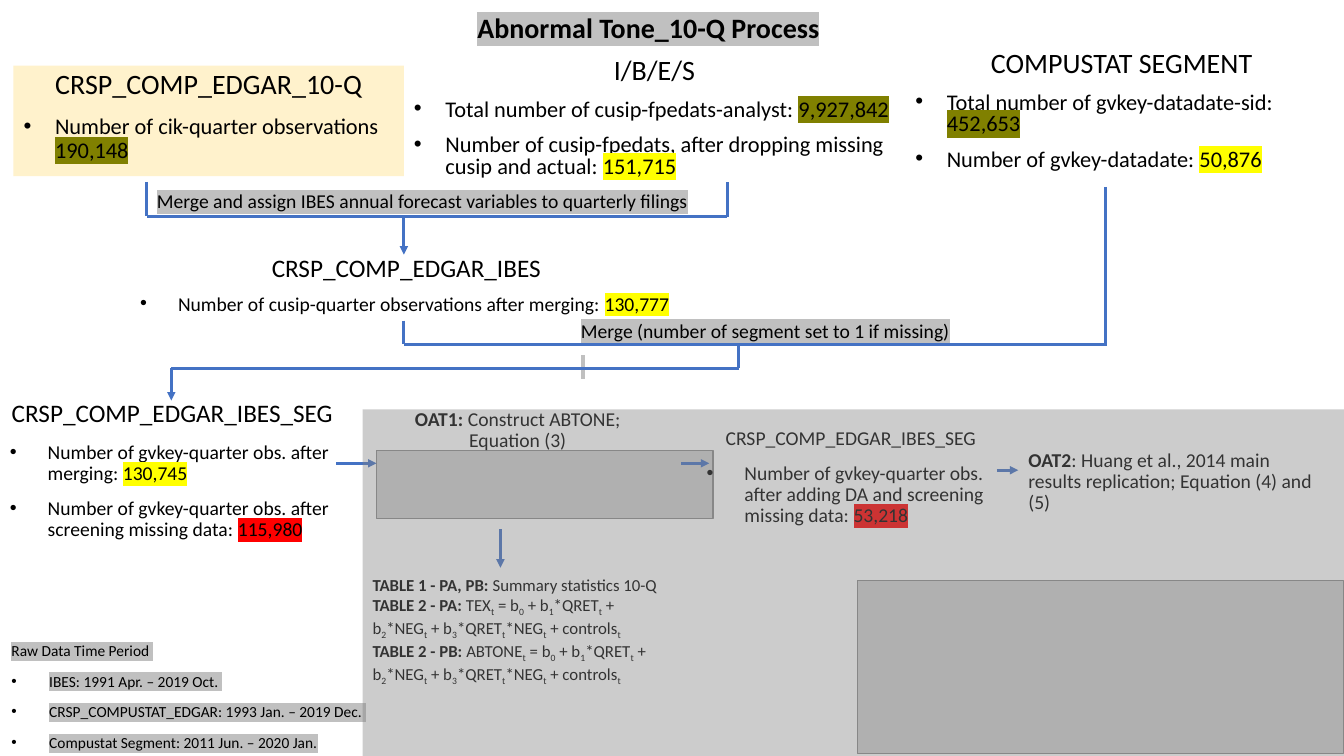
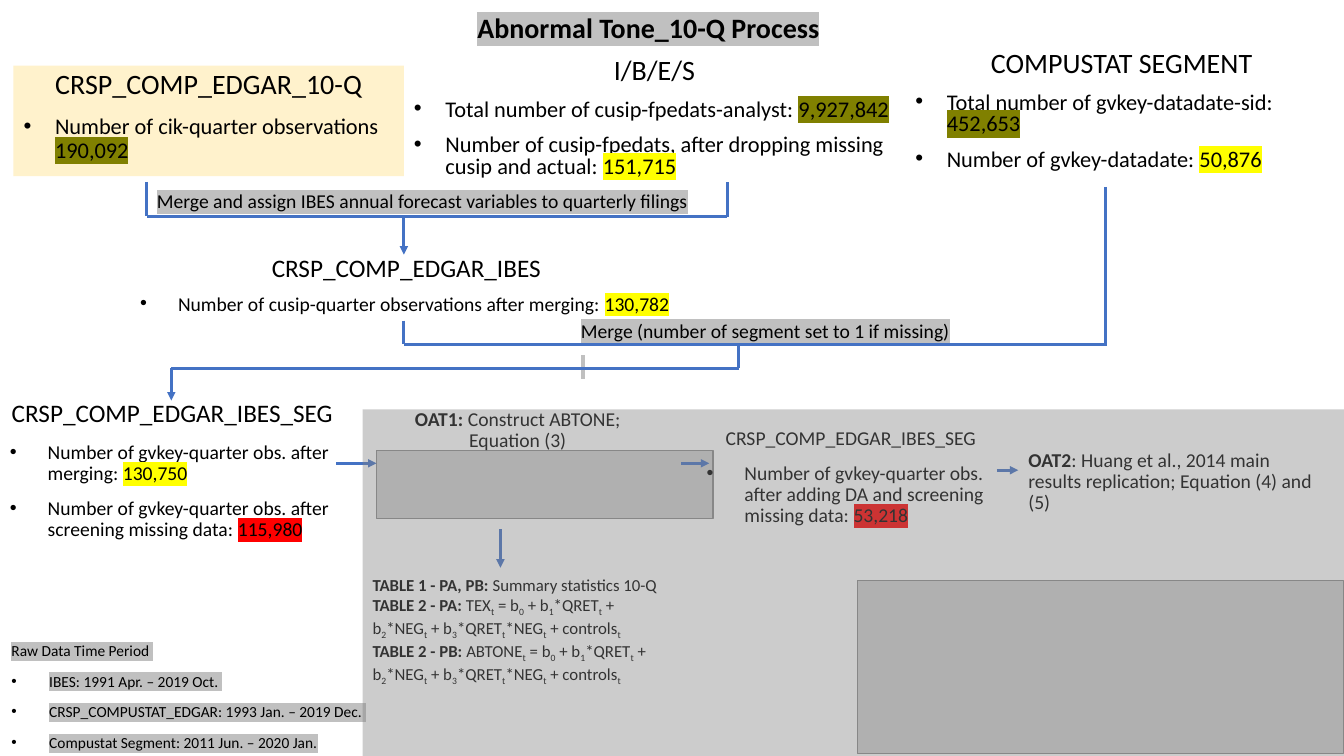
Before and after one commit to fengzhi22/narrative_conservatism, a slide deck: slide 3 of output/Figures.pptx. Drawn at 1344x756 pixels with LibreOffice and Linux fonts; fonts in the diff are those of the drawing; grey boxes stand for pictures. Boxes give left, top, right and bottom in pixels: in the first picture for what was removed or moved away, otherwise in the second. Text is boxed around its words. In the diff, an @@ line names an element or a change of style, - is before the commit and + after.

```diff
--- a/output/Figures.pptx
+++ b/output/Figures.pptx
@@ text in rectangle at (x1=55, y1=118, x2=378, y2=161): text changed @@
-• Number of cik-quarter observations 190,148
+• Number of cik-quarter observations 190,092
@@ text at (x1=178, y1=297, x2=669, y2=315): text changed @@
-• Number of cusip-quarter observations after merging: 130,777
+• Number of cusip-quarter observations after merging: 130,782
@@ text at (x1=48, y1=445, x2=329, y2=484): text changed @@
-• Number of gvkey-quarter obs. after merging: 130,745
+• Number of gvkey-quarter obs. after merging: 130,750
```
Also in this commit, not shown: 1 other slide changed, 47 other files.
